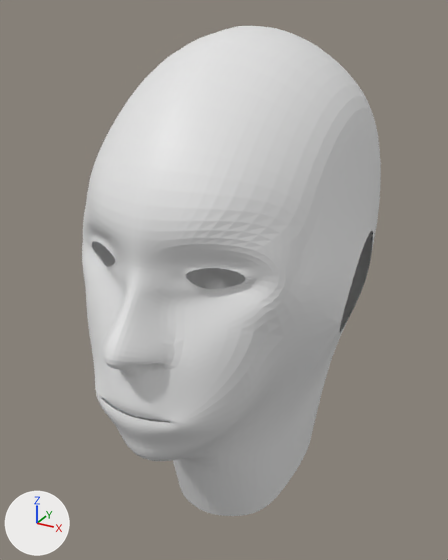
A saved change to the Blender file justin3.blend.
The view is the same before and after, from a 50 mm lens placed at (6.44, -11.77, 5.73), pointed at (-0.25, 0.39, -0.35). The axes (+X, +Y, +Z) are drawn at lower left. The lights are the same throughout.

The older version as bpy lines, for what is in view:
```python
me_plane = bpy.data.meshes.new('Plane')
me_plane.from_pydata(...)  # 149 vertices, 122 faces; spans x -2.96..0.0, y -4.45..7.54, z -8.58..1.22
me_plane.materials.append(None)
# before: 3 (-2.31, 0.88, -0.86), 11 (-2.01, 2.84, -2.02), 34 (-2.2, 1.52, -0.75), 53 (-2.72, 0.5, -1.84), 78 (-2.73, 2.24, -3.55)
# before: 84 (-2.96, 0.21, -4.13), 90 (-2.93, 0.03, -4.93), 96 (-2.89, 0.23, -5.26), 102 (-2.89, 1.43, -5.34), 108 (-2.6, 2.57, -4.32)
# before: 142 (-1.33, 1.23, -0.24), 144 (-1.39, 0.88, -0.39)
# before: 18 (0.0, 4.98, -1.49)
ob_plane = bpy.data.objects.new('Plane', me_plane)
ob_plane.location = (0.0, -3.36, 1.2)
ob_plane.rotation_euler = (-1.571, 0.0, -3.142)  # degrees (-90, 0, -180)
_m = ob_plane.modifiers.new('Mirror', 'MIRROR')
_m.use_clip = True
_m = ob_plane.modifiers.new('Subsurf', 'SUBSURF')
_m.levels = 4
```
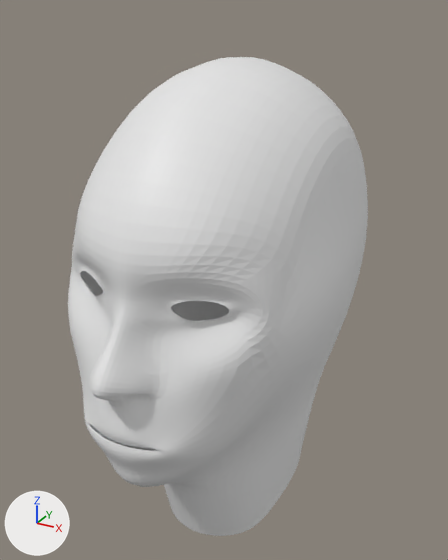
Commit message: Whatever changed

Patch to the scene script:
```diff
--- a/justin3.blend.py
+++ b/justin3.blend.py
@@ me_plane @@
 me_plane.from_pydata(...)  # 149 vertices, 122 faces; spans x -2.96..0.0, y -4.45..7.54, z -8.58..1.22
 # used by ob_plane; location = (0.0, -3.36, 1.2); rotation_euler = (-1.571, 0.0, -3.142), in degrees (-90, 0, -180)
 # verts and faces of me_plane; kept vertices keep their numbers, new ones are numbered from 149
+# me_plane part 1
+verts[3] = (-2.43, 0.88, -0.66)  # moved
+verts[11] = (-2.23, 2.84, -2.02)  # moved
+verts[34] = (-2.13, 1.52, -0.67)  # moved
+verts[53] = (-2.72, 0.65, -1.84)  # moved
+verts[78] = (-2.73, 1.97, -3.29)  # moved
+verts[84] = (-2.96, 0.01, -3.86)  # moved
+verts[90] = (-2.93, -0.49, -4.35)  # moved
+verts[96] = (-2.89, -0.65, -5.26)  # moved
+verts[102] = (-2.89, 0.43, -6.0)  # moved
+verts[108] = (-2.6, 2.4, -5.05)  # moved
+verts[142] = (-1.33, 1.33, -0.12)  # moved
+verts[144] = (-1.39, 0.96, -0.28)  # moved
+faces += [(84, 102, 96, 90), (78, 108, 102, 84)]
+# me_plane part 2
+verts[18] = (0.0, 4.98, -1.36)  # moved
@@ ob_plane @@
 ob_plane = bpy.data.objects.new('Plane', me_plane)
-ob_plane.location = (0.0, -3.36, 1.2)
+ob_plane.location = (-0.23, -3.53, 0.56)
 ob_plane.rotation_euler = (-1.571, 0.0, -3.142)  # degrees (-90, 0, -180)
```

What differs and where, as boxes (x1, y1, x2, y2) in the pictures (448 x 560 px; the box of a moved part takes in the faces that stretch with it):
'Plane', reshaped, moved: before (82, 26, 381, 516); after (68, 57, 368, 536)
part 1 of me_plane, built on: before (82, 150, 380, 455); after (68, 174, 368, 481)
part 2 of me_plane, moved or reshaped: before (166, 450, 223, 480); after (156, 474, 211, 501)
